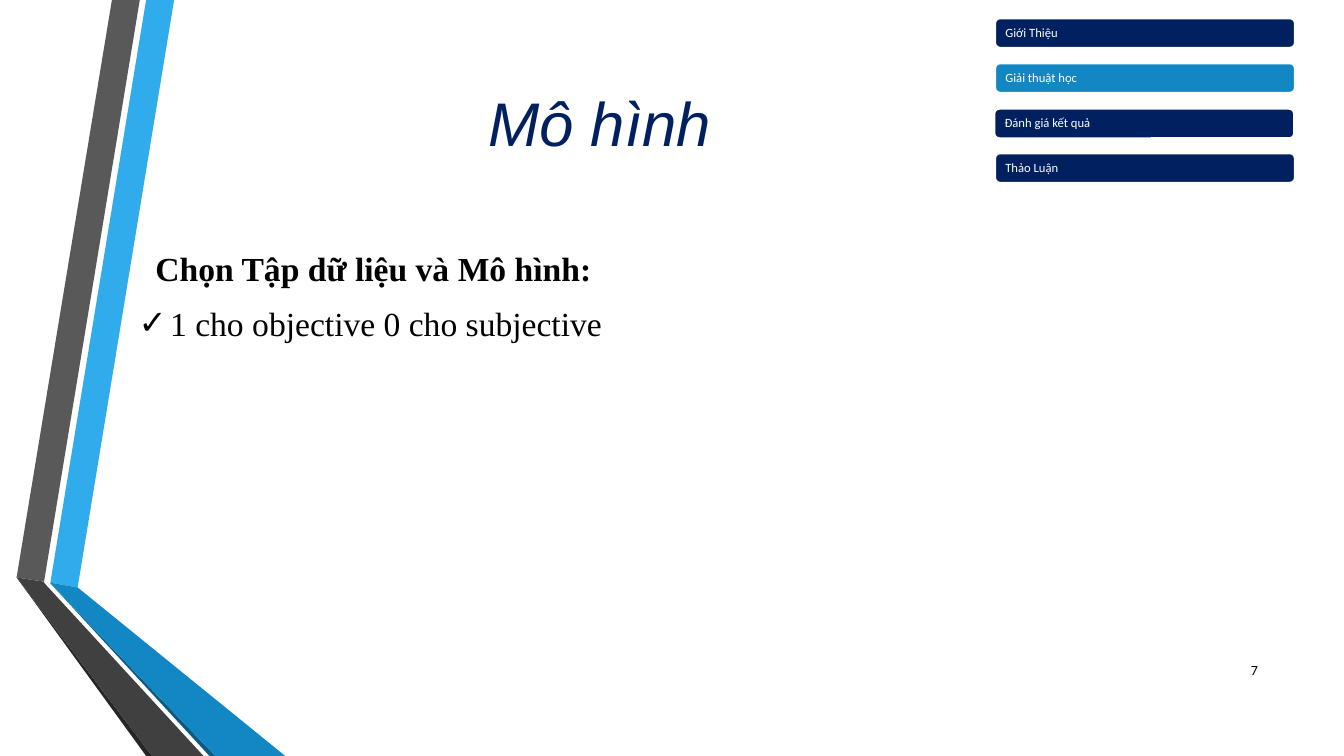
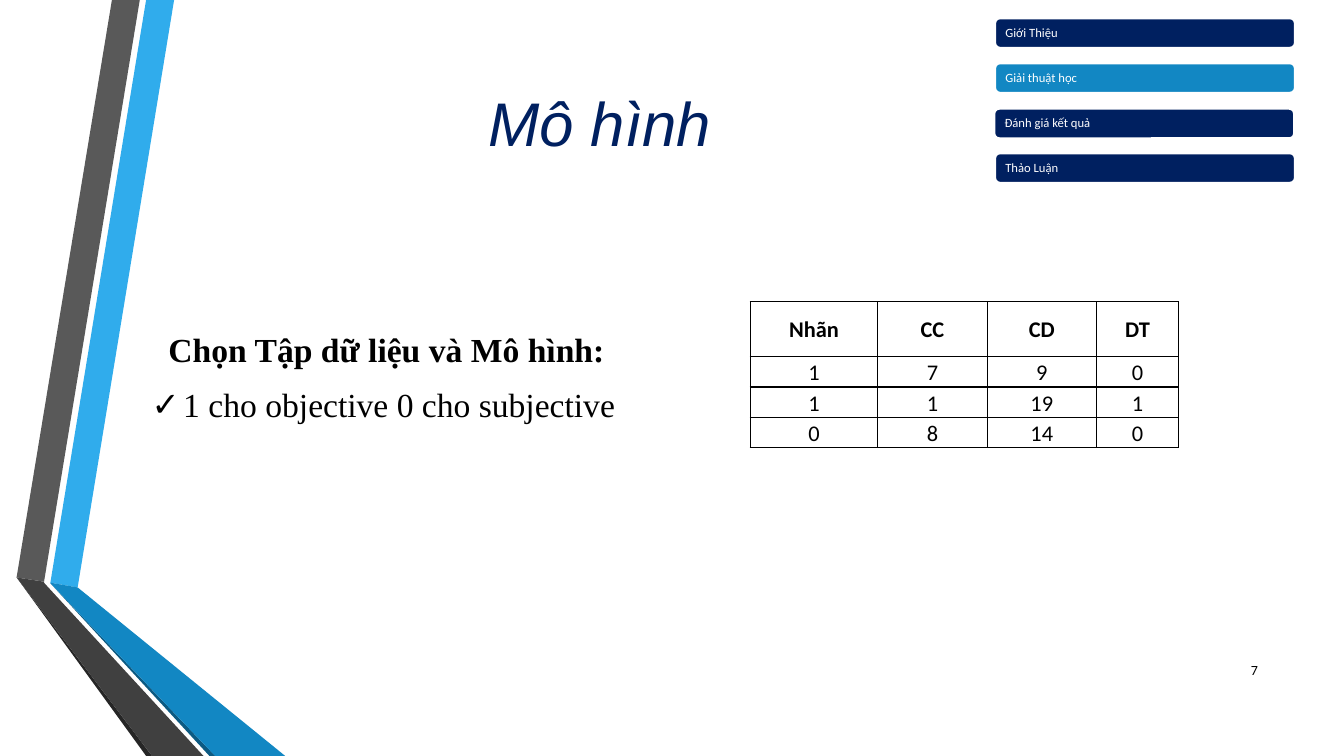
Before and after one commit to sangqle/Study, a slide deck: slide 7 of Nhom7_STTBaoCao5.pptx. Drawn at 1344x756 pixels with LibreOffice and Linux fonts; fonts in the diff are those of the drawing; background and template pictures are left out. Boxes give left, top, right and bottom in pixels: in the first picture for what was removed or moved away, otherwise in the second. Text is boxed around its words. In the diff, an @@ line names an element or a change of style, - is before the commit and + after.

```diff
--- a/Nhom7_STTBaoCao5.pptx
+++ b/Nhom7_STTBaoCao5.pptx
@@ text "Chọn Tập dữ liệu và ...": place and size @@
-text "Chọn Tập dữ liệu và ..." at (155,257,602,343)
+text "Chọn Tập dữ liệu và ..." at (168,338,615,424)
@@ table added at (750,301,1179,447), 4 rows, 4 columns @@
+Nhãn | CC | CD | DT
+1 | 7 | 9 | 0
+1 | 1 | 19 | 1
+0 | 8 | 14 | 0
```
Also in this commit, not shown: 6 other slides changed, 2 slides added.
